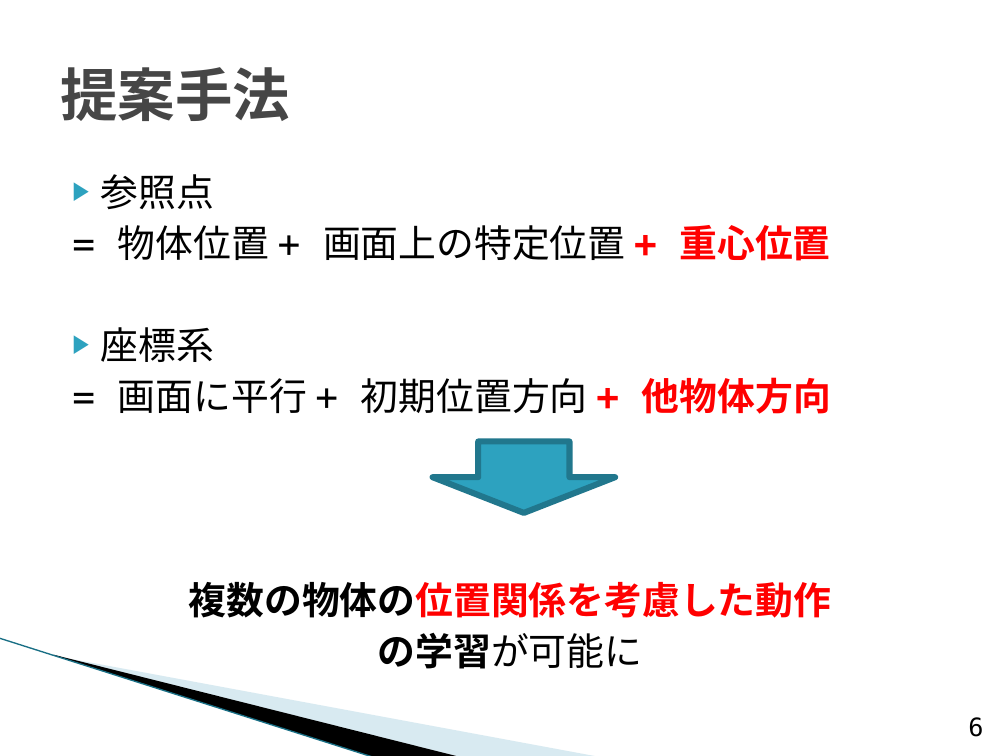
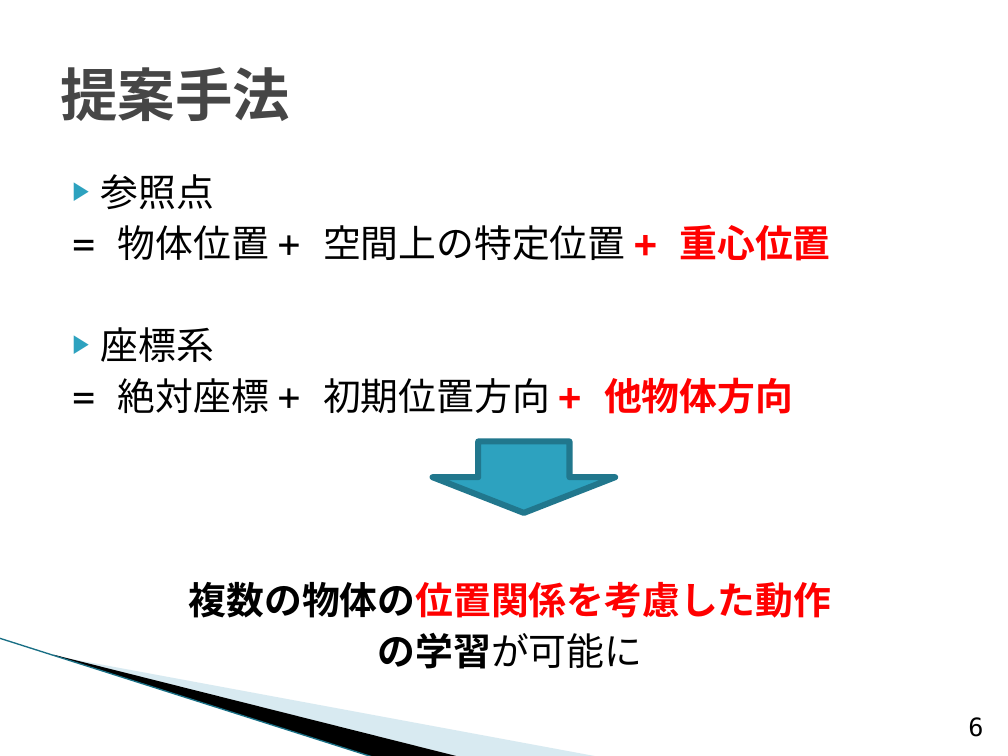
Before and after one commit to TetsuyaKomota/GitforEclipseTest, a slide deck: slide 6 of IntentionLearning/memo/presentation/卒論発表会スライド _2.pptx. Drawn at 1008x756 pixels with LibreOffice and Linux fonts; fonts in the diff are those of the drawing; background and template pictures are left out. Boxes give left, top, right and bottom in pixels: in the first picture for what was removed or moved away, otherwise in the second. Text is boxed around its words. In the diff, an @@ line names an element or a change of style, - is before the commit and + after.

```diff
--- a/IntentionLearning/memo/presentation/卒論発表会スライド _2.pptx
+++ b/IntentionLearning/memo/presentation/卒論発表会スライド _2.pptx
@@ text at <box>118,225,831,261</box>: text changed @@
-= 物体位置 + 画面上の特定位置 + 重心位置
+= 物体位置 + 空間上の特定位置 + 重心位置
@@ text at <box>118,377,793,414</box>: text changed @@
-= 画面に平行 + 初期位置方向 + 他物体方向
+= 絶対座標 + 初期位置方向 + 他物体方向
```
Also in this commit, not shown: 4 other slides changed.
